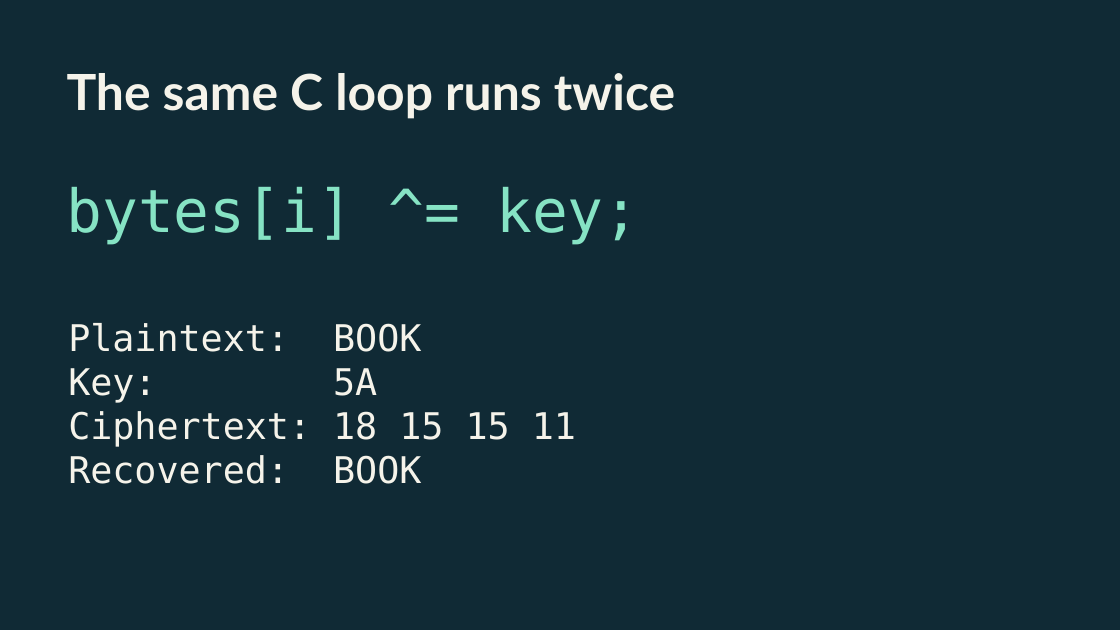
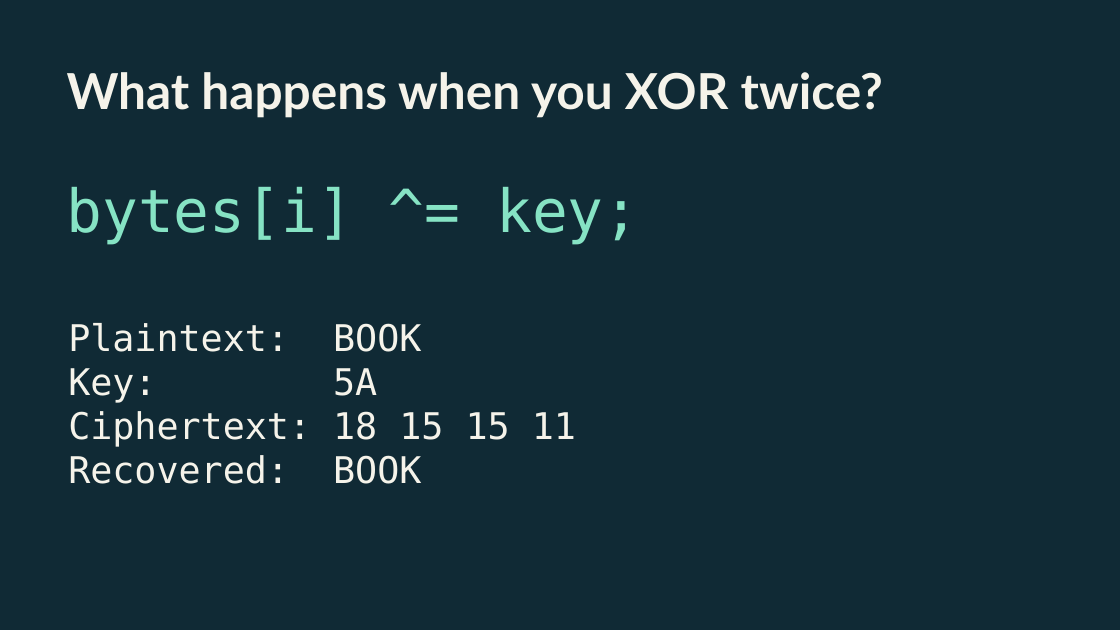
Before and after one commit to Amoji325/comp211-xor-demo, a slide deck: slide 5 of xor-slides.pptx (slide 4 before the commit). Drawn at 1120x630 pixels with LibreOffice and Linux fonts; fonts in the diff are those of the drawing. Boxes give left, top, right and bottom in pixels: in the first picture for what was removed or moved away, otherwise in the second. Text is boxed around its words. In the diff, an @@ line names an element or a change of style, - is before the commit and + after.

```diff
--- a/xor-slides.pptx
+++ b/xor-slides.pptx
@@ text at [67, 72, 883, 118]: text changed; size 42.8 to 42.5 pt @@
-The same C loop runs twice
+What happens when you XOR twice?
```
Also in this commit, not shown: 2 other slides changed, 3 slides added.
